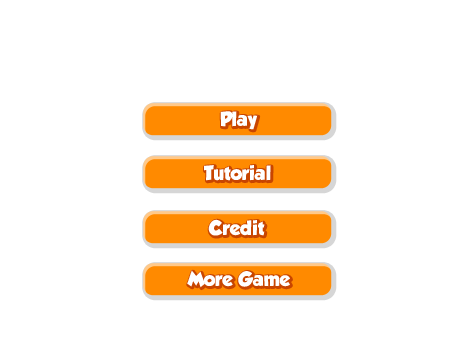
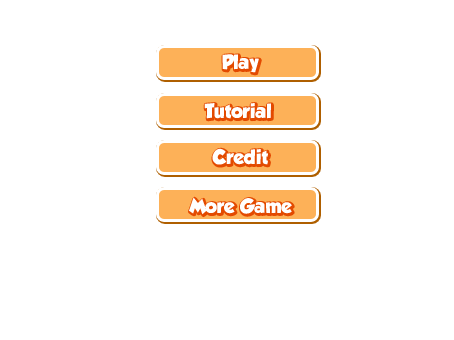
Two versions of the same layered image (454x340). Layer-by-layer changes:
removed layer "组 1" over 142, 155, 337, 194
removed layer "组 2" over 142, 102, 337, 141
removed layer "组 3" over 142, 262, 337, 301
removed layer "组 4" over 142, 210, 337, 249
added group "moregame" with 2 layers above "credit" over 159, 190, 316, 219
added layer "More Game" in group "moregame" over 189, 197, 292, 215
added layer "形状 1" (1st of 4, in "moregame") in group "moregame" over 159, 190, 316, 219
added group "credit" with 2 layers above "tutorial" over 159, 143, 316, 172
added layer "Credit" in group "credit" over 212, 148, 268, 165
added layer "形状 1" (2nd of 4, in "credit") in group "credit" over 159, 143, 316, 172
added group "tutorial" with 2 layers above "play" over 159, 96, 316, 125
added layer "Tutorial" in group "tutorial" over 204, 103, 271, 119
added layer "形状 1" (3rd of 4, in "tutorial") in group "tutorial" over 159, 96, 316, 125
added group "play" with 2 layers above "背景" over 159, 48, 316, 77
added layer "Play" in group "play" over 222, 54, 259, 73
added layer "形状 1" (4th of 4, in "play") in group "play" over 159, 48, 316, 77
hid "背景" over 142, 45, 337, 301
